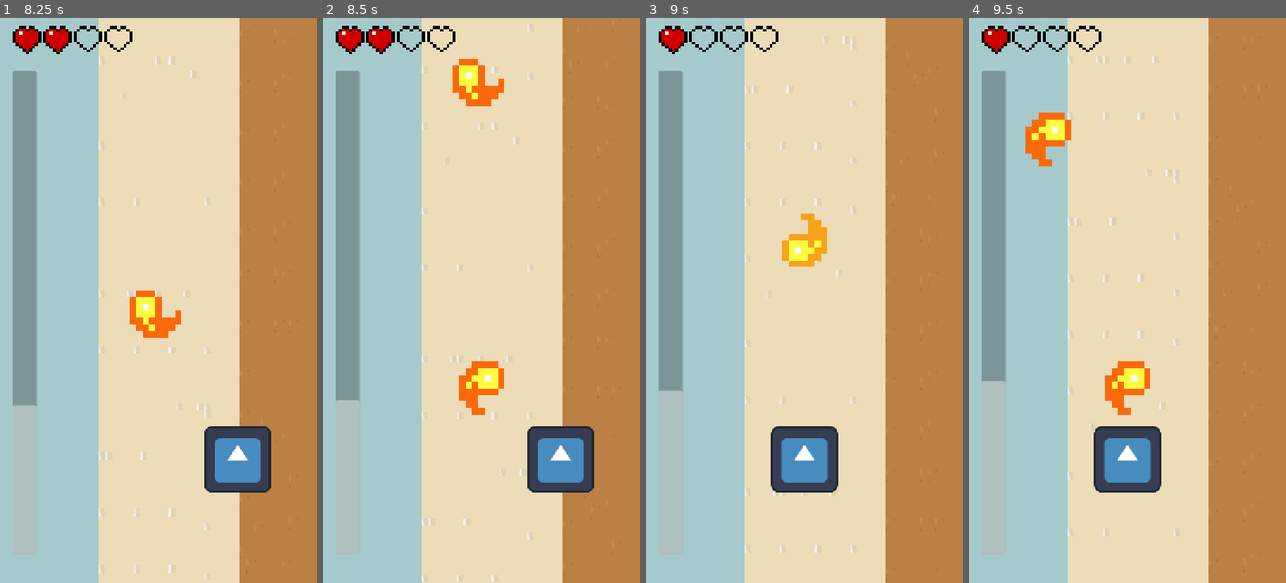
Above: before the commit, frames 1-4 (left to right).
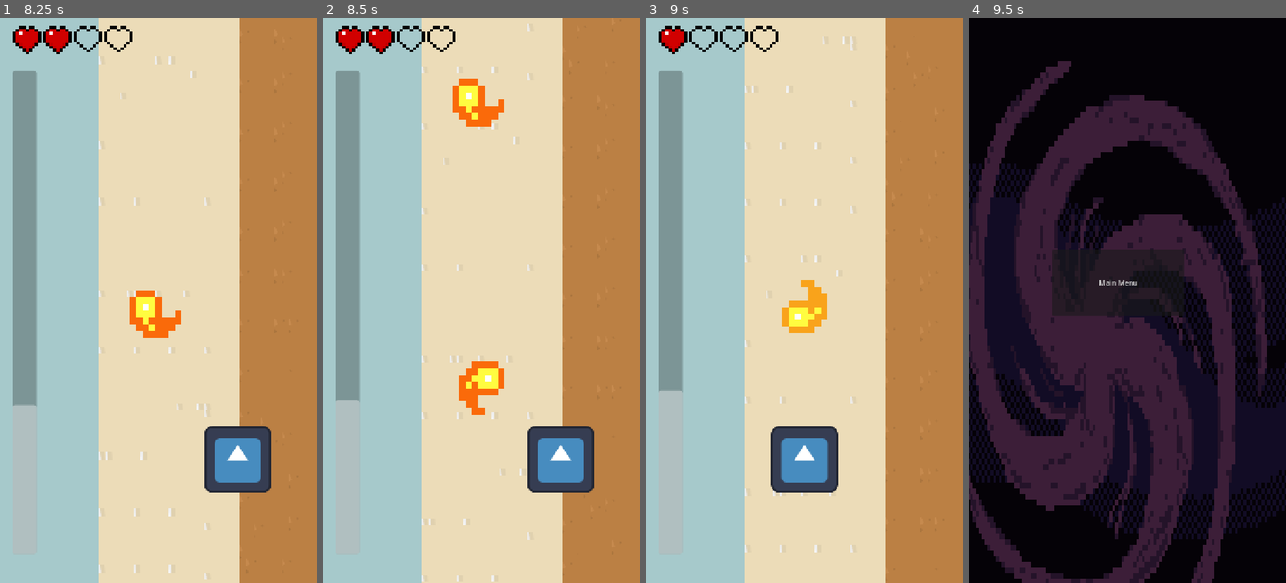
Above: after the commit, the same moments.

Repository: talvanio/DontScrewTheFuture
Game: Godot game, scene res://main.tscn
The game is run twice, just before and just after one commit, with the same random seed, the same clock (stepped at 60 frames per second) and the same inputs. The engine's default icon, where the game draws it, is replaced by a stand-in: a white triangle on a blue panel in a dark square.
Inputs:
- Up to frame 1 (8.25 s): click "Play" at 0.5 s; hold D (move_right) 1.28-2.03 s; hold A (move_left) 2.03-2.78 s; hold D (move_right) 2.78-4.28 s; hold A (move_left) 4.28-6.53 s; hold D (move_right) from 6.53 s (still down)
- Up to frame 2 (8.5 s): keep holding D (move_right)
- Up to frame 3 (9 s): release D (move_right) at 8.78 s; hold A (move_left) from 8.78 s (still down)
- Up to frame 4 (9.5 s): keep holding A (move_left)

Frame 1 is identical in both runs. In frame 2, 1.3% of the frame differs, in the area x 40-58%, y 7-20%; in frame 3, 1.8%; in frame 4, 100%, in the area x 0-100%, y 0-100%.

Commit message:
adaptive projectile velocity

Diff:
--- a/game.gd
+++ b/game.gd
@@ -33,12 +33,18 @@
 		spawner.set_projectile_frequency(
 			spawner.projectile_frequency * 0.8
 		)
+		spawner.set_projectile_velocity(
+			spawner.projectile_velocity + spawner.projectile_velocity * 0.3
+		)
 
 	if elapsed_time > (0.6) * win_time and not phase_2_done:
 		phase_2_done = true
 
 		spawner.set_projectile_frequency(
 			spawner.projectile_frequency * 0.6
+		)
+		spawner.set_projectile_velocity(
+			spawner.projectile_velocity + spawner.projectile_velocity * 0.3
 		)
 func update_progress_bar():
 	var progress = elapsed_time / win_time
--- a/obstacle_spawner.gd
+++ b/obstacle_spawner.gd
@@ -2,6 +2,7 @@
 @export var projectile_scene: PackedScene
 @onready var timer = $Timer
 @export var projectile_frequency: float = 1.0
+@export var projectile_velocity = 700
 
 @onready var lanes = [
 	$Lane1Marker,
@@ -16,12 +17,15 @@
 func shoot():
 	var projectile = projectile_scene.instantiate()
 	var lane = lanes.pick_random()
+	projectile.velocity = projectile_velocity
 	projectile.global_position = lane.global_position
 	get_tree().current_scene.add_child(projectile)
 
 func _on_timer_timeout():
 	shoot()
 
+func set_projectile_velocity(value: float):
+	projectile_velocity = value
 
 func set_projectile_frequency(value: float):
 	projectile_frequency = value
